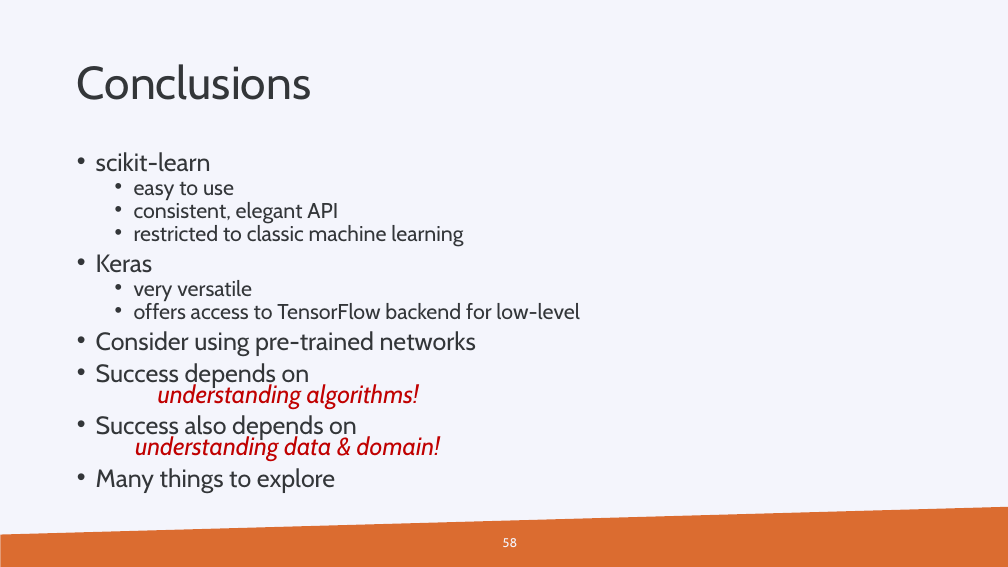
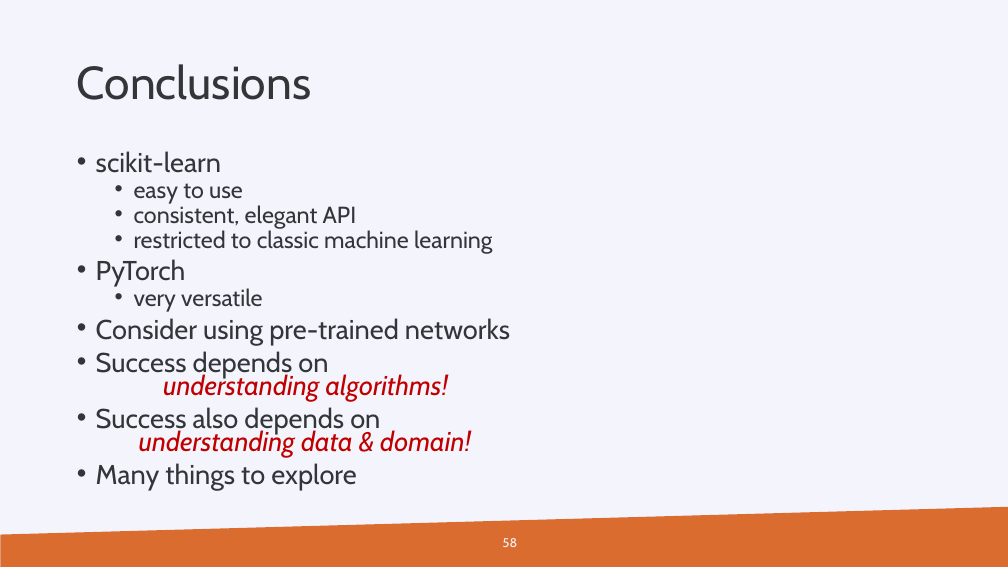
Before and after one commit to gjbex/Machine-learning-with-Python, a slide deck: slide 58 of machine_learning_with_python.pptx. Drawn at 1008x567 pixels with LibreOffice and Linux fonts; fonts in the diff are those of the drawing; background and template pictures are left out. Boxes give left, top, right and bottom in pixels: in the first picture for what was removed or moved away, otherwise in the second. Text is boxed around its words. In the diff, an @@ line names an element or a change of style, - is before the commit and + after.

```diff
--- a/machine_learning_with_python.pptx
+++ b/machine_learning_with_python.pptx
@@ text at (96, 151, 510, 491): size 23.8 to 25.9 pt in "scikit-learn", "Consider using pre-trained networks", "Success depends on understanding algorithms!", "Success also depends on understanding data & ..." and 1 more places; size 20.4 to 22.2 pt in "easy to use", "consistent, elegant API", "restricted to classic machine learning", "very versatile" @@
@@ text at (96, 259, 186, 287): text changed; size 23.8 to 25.9 pt @@
-• Keras
+• PyTorch
@@ text at (134, 303, 579, 319): paragraph removed @@
-  • offers access to TensorFlow backend for low-level
```
Also in this commit, not shown: 3 other slides changed, 3 other files.
